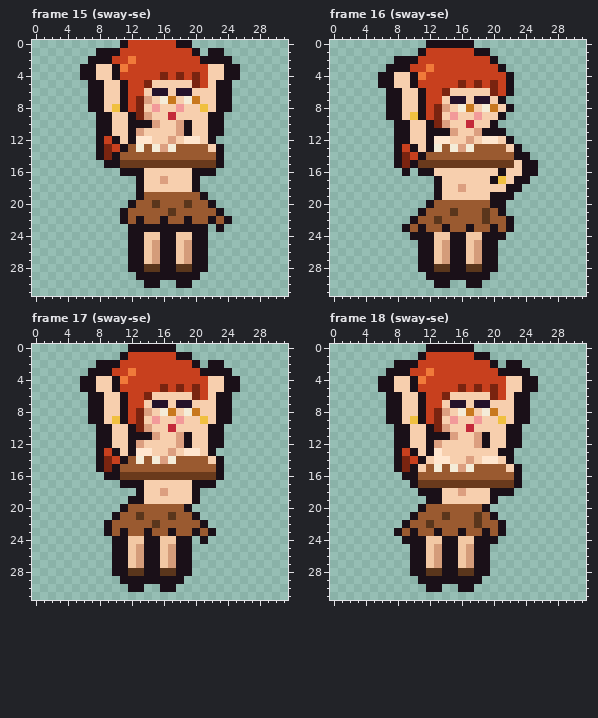
Edited in one commit: pixel-art file (art/plaisirs/plaisirs-feu-flamme.aseprite). Above: the version before the commit.
32x32 pixels, 20 frames. Shown: frame 15 (sway-se), frame 16 (sway-se), frame 17 (sway-se), frame 18 (sway-se). The commit also changed other frames, which this record leaves out.
After the commit:
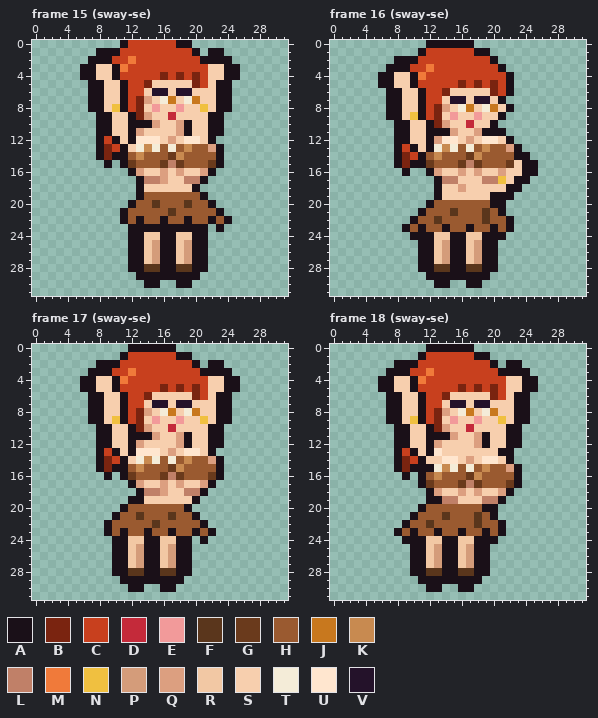
Palette (. is transparent): A #1a1018  B #7a2410  C #c8401e  D #c42a3a  E #f29a9a  F #5a361c  G #6a3a1c  H #9a5a30  J #c8781e  K #c88a50  L #c08068  M #f07a3a  N #f0c040  P #d49c7a  Q #dc9f80  R #f2c8a4  S #f7cfae  T #f4ecd8  U #ffe6cf  V #24122a
What changed:
--- frame 15 (sway-se)
@@ x 8..24 @@
 11 AASSAQSSSSQASSAA.
-12 ACASAUUSSQSUUSA..
-13 ABCAHTHTQTHHHHSA.
-14 ABAHHHHHHHHHHHHA.
-15 .AAGGGGGGGGGGGGA.
-16 ...AAASSSSSSAAA..
-17 .....ASSQSSSA....
+12 ACASAUUUSQSUUSA..
+13 ABCASTKTHTHKHHQA.
+14 ABAAHKHHHGKHHHHA.
+15 .A.AGHHHGLGHHHGA.
+16 ....AQSSQSQSSQA..
+17 .....ALLQSSLLA...
 18 .....ASSSSSSA....
--- frame 16 (sway-se)
@@ x 9..24 @@
 11 ASSAAAQSSQAAA...
-12 ASSAUUSSQSUUSA..
-13 CASATHTQTHHHHSA.
-14 BCAHHHHHHHHHHHAA
-15 BAGGGGGGGGGGGGSA
-16 A.AASSSSSSSSASSA
-17 ....ASSSSSSANSAA
+12 ASSAQUUSQSUUSA..
+13 CASATKTHTHKHHQA.
+14 BCAHKHHHGKHHHHAA
+15 BAAGHHHGLGHHHGSA
+16 A..AQSSQSQSSQSSA
+17 ....ALLSSSLLNSAA
 18 ....ASSQSSSSSAA.
--- frame 17 (sway-se)
@@ x 8..24 @@
 12 AASSAQSSSSQASSAA.
-13 ACASAUUSSQSUUSA..
-14 ABCAHTHTQTHHHHSA.
-15 ABAHHHHHHHHHHHHA.
-16 .AAGGGGGGGGGGGGA.
-17 ...AAASSSSSSAAA..
-18 .....ASSQSSSA....
+13 ACASAUUUSQSUUSA..
+14 ABCASTKTHTHKHHQA.
+15 ABAAHKHHHGKHHHHA.
+16 .A.AGHHHGLGHHHGA.
+17 ....AQSSQSQSSQA..
+18 .....ALLQSSLLA...
 19 ....AASSSSSSA....
--- frame 18 (sway-se)
@@ x 8..24 @@
 13 ACASAUSSSSSSSAA..
-14 ABCASUUSSQSUUSA..
-15 ABASHTHTQTHHHHSA.
-16 .AAHHHHHHHHHHHHA.
-17 ..AGGGGGGGGGGGGA.
-18 ...AAASSQSSSAAA..
-19 ....AASSSSSSA....
-20 ...AHHHHHHHA.....
+14 ABCASSUUSQSUUSA..
+15 ABAAATKTHTHKHHQA.
+16 .A.AHKHHHGKHHHHA.
+17 ...AGHHHGLGHHHGA.
+18 ....AQSSQSQSSQA..
+19 ....AALLSSSLLA...
+20 ...AHHHHHHHAA....
 21 ..AHHHFHHHFHA....
Pixel boxes of the changes (left, top, right, bottom) in both pictures:
changed: (112, 136, 216, 184)
changed: (418, 136, 514, 184)
changed: (112, 448, 216, 496)
changed: (410, 456, 514, 512)
